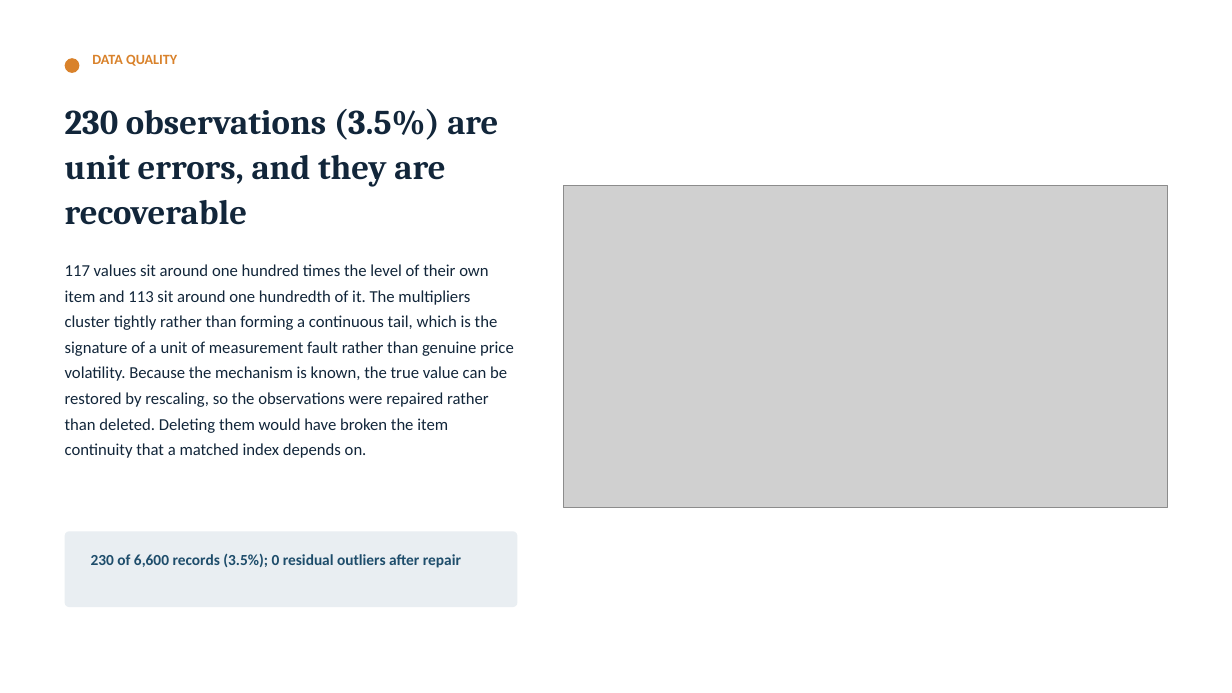
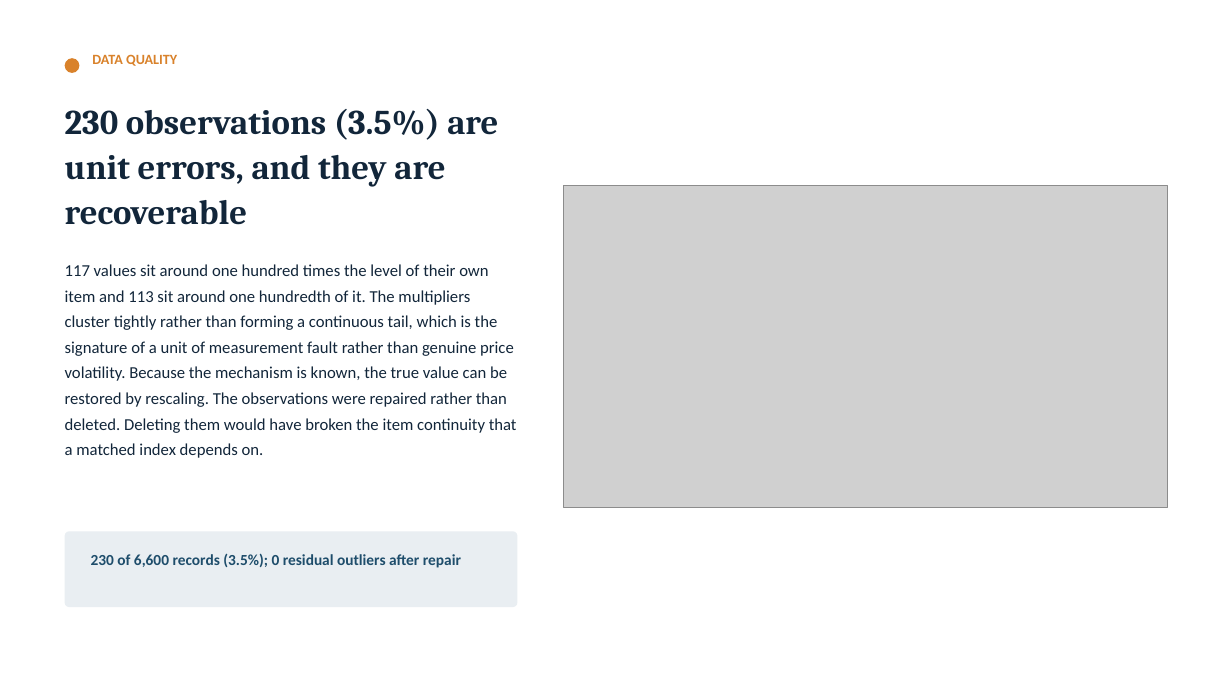
Before and after one commit to dju78/price_lab, a slide deck: slide 4 of example_analysis.pptx. Drawn at 1232x693 pixels with LibreOffice and Linux fonts; fonts in the diff are those of the drawing; grey boxes stand for pictures. Boxes give left, top, right and bottom in pixels: in the first picture for what was removed or moved away, otherwise in the second. Text is boxed around its words. In the diff, an @@ line names an element or a change of style, - is before the commit and + after.

```diff
--- a/example_analysis.pptx
+++ b/example_analysis.pptx
@@ text at [65,264,517,458]: text changed @@
-117 values sit around one hundred times the level of their own item and 113 sit around one hundredth of it. The multipliers cluster tightly rather than forming a continuous tail, which is the signature of a unit of measurement fault rather than genuine price volatility. Because the mechanism is known, the true value can be restored by rescaling, so the observations were repaired rather than deleted. Deleting them would have broken the item continuity that a matched index depends on.
+117 values sit around one hundred times the level of their own item and 113 sit around one hundredth of it. The multipliers cluster tightly rather than forming a continuous tail, which is the signature of a unit of measurement fault rather than genuine price volatility. Because the mechanism is known, the true value can be restored by rescaling. The observations were repaired rather than deleted. Deleting them would have broken the item continuity that a matched index depends on.
```
Also in this commit, not shown: 1 other slide changed, 3 other files.
